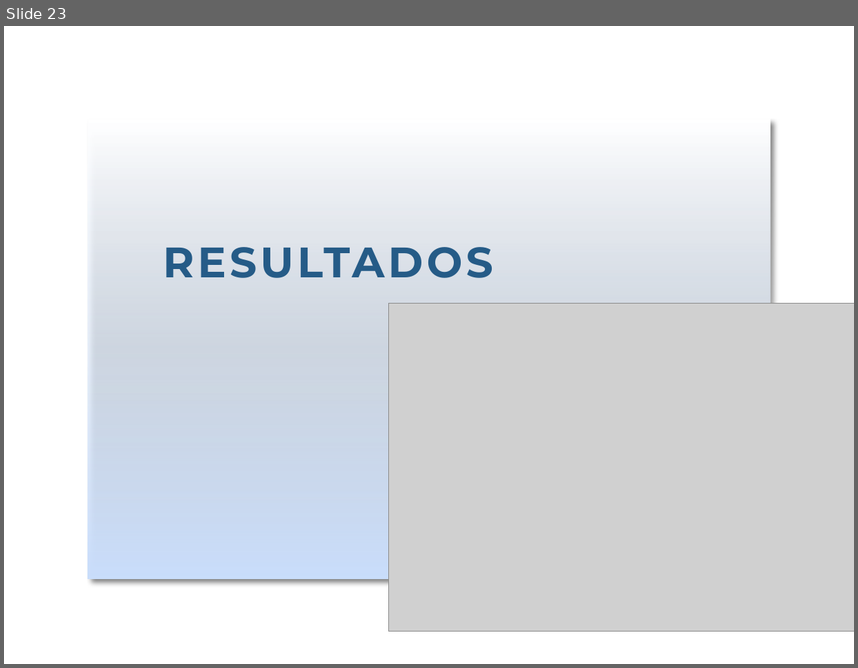
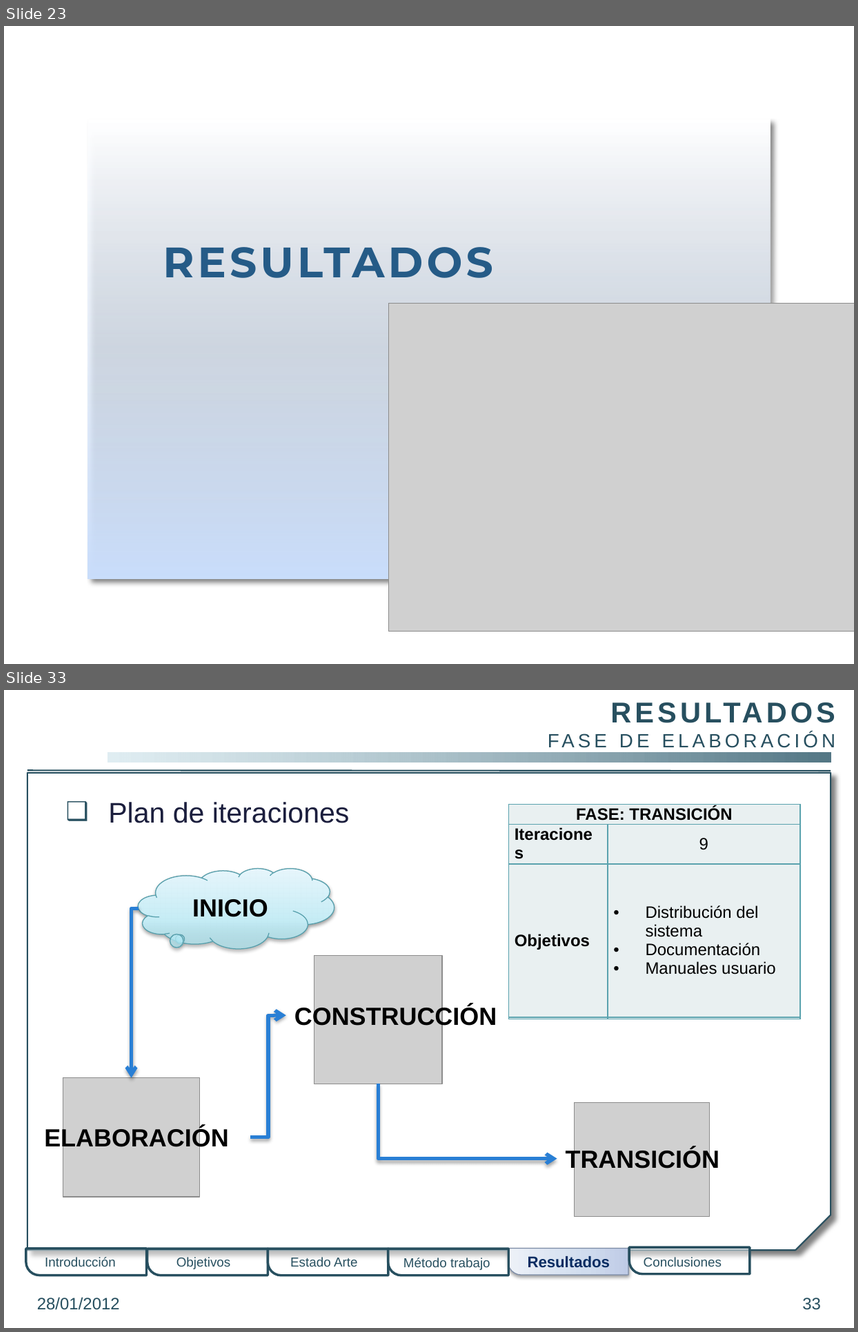
Before and after one commit to gangadhar001/repo-pfc, a slide deck: PFC/Presentacion/PresentacionPFC.pptx. Shown one above the other, each under a label of ours: slide 23 before the commit, slides 23 and 33 after it; the slides between them are not shown. The pictures are 858x668 and 858x1332 pixels, drawn with LibreOffice and Linux fonts; fonts in the diff are those of the drawing; grey boxes stand for pictures; background and template pictures are left out. Boxes give left, top, right and bottom in pixels: in the first picture for what was removed or moved away, otherwise in the second. Text is boxed around its words. In the diff, an @@ line names an element or a change of style, - is before the commit and + after.

```diff
--- a/PFC/Presentacion/PresentacionPFC.pptx
+++ b/PFC/Presentacion/PresentacionPFC.pptx
@@ slide 33 added at (4,690,854,1328), background picture (left out) @@
@@ line added from (27, 770) to (831, 771), #274F5F 1.25 pt @@
@@ rectangle added at (107,753,831,762), fill gradient #D0E5EC to #547785 @@
@@ snip rect added at (27,773,831,1250), fill #FFFFFF, outline #274F5F 1.25 pt @@
@@ text added at (108,802,350,823), 24 pt, text #1B1E3E @@
+❑ Plan de iteraciones
@@ table added at (509,806,800,1012), 3 rows, 2 columns @@
+FASE: CONSTRUCCIÓN | 
+Iteraciones | 3-8
+Objetivos | Análisis, diseño, implementación y pruebas de los casos de uso
@@ table added at (509,804,800,1009), 3 rows, 2 columns @@
+FASE: TRANSICIÓN | 
+Iteraciones | 9
+Objetivos | Distribución del sistema / Documentación / Manuales usuario
@@ text added at (576,808,728,956), 16.2 pt, text #274F5F @@
+RESULTADOS
+FASE DE ELABORACIÓN
@@ thought cloud added at (139,869,335,949), fill gradient #ACE6F3 to #C5ECF5 to #E8F8FC, outline #56A0AC 0.75 pt @@
@@ elbow arrow added from (139, 909) to (132, 1078), #297FD5 3 pt @@
@@ text added at (192,899,268,917), 21 pt, text #000000, bold @@
+INICIO
@@ picture added at (314,955,443,1083) @@
@@ elbow arrow added from (250, 1137) to (286, 1015), #297FD5 3 pt @@
@@ text added at (294,1005,497,1029), 21 pt, text #000000, bold @@
+CONSTRUCCIÓN
@@ picture added at (63,1078,199,1196) @@
@@ elbow arrow added from (378, 1083) to (557, 1159), #297FD5 3 pt @@
@@ picture added at (575,1103,711,1216) @@
@@ text added at (44,1127,228,1151), 21 pt, text #000000, bold @@
+ELABORACIÓN
@@ text added at (566,1148,720,1172), 21 pt, text #000000, bold @@
+TRANSICIÓN
@@ round rect added at (25,1248,146,1274), fill #FFFFFF at 50% opacity, outline #274F5F 2 pt @@
@@ round rect added at (508,1248,628,1274), fill gradient #BFCDE7 to #D2DBED to #EDF1F9, outline #7B8CA6 0.75 pt @@
@@ round rect added at (629,1248,750,1274), fill #FFFFFF at 50% opacity, outline #274F5F 2 pt @@
@@ text added at (45,1256,116,1266), 11 pt, text #274F5F @@
+Introducción
@@ round rect added at (148,1249,268,1275), fill #FFFFFF at 50% opacity, outline #274F5F 2 pt @@
@@ text added at (176,1256,231,1269), 11 pt, text #274F5F @@
+Objetivos
@@ round rect added at (268,1249,388,1275), fill #FFFFFF at 50% opacity, outline #274F5F 2 pt @@
@@ text added at (290,1256,358,1266), 11 pt, text #274F5F @@
+Estado Arte
@@ round rect added at (388,1249,508,1275), fill #FFFFFF at 50% opacity, outline #274F5F 2 pt @@
@@ text added at (404,1257,490,1270), 11 pt, text #274F5F @@
+Método trabajo
@@ text added at (528,1256,611,1268), 13 pt, text #072C62, bold @@
+Resultados
@@ text added at (644,1256,722,1266), 11 pt, text #274F5F @@
+Conclusiones
@@ text added at (37,1297,120,1310), 14 pt, text #274F5F @@
+28/01/2012
@@ page number added at (802,1297,821,1310), 14 pt, text #274F5F @@
+33
```
Also in this commit, not shown: 32 slides changed, 16 other slides added.
